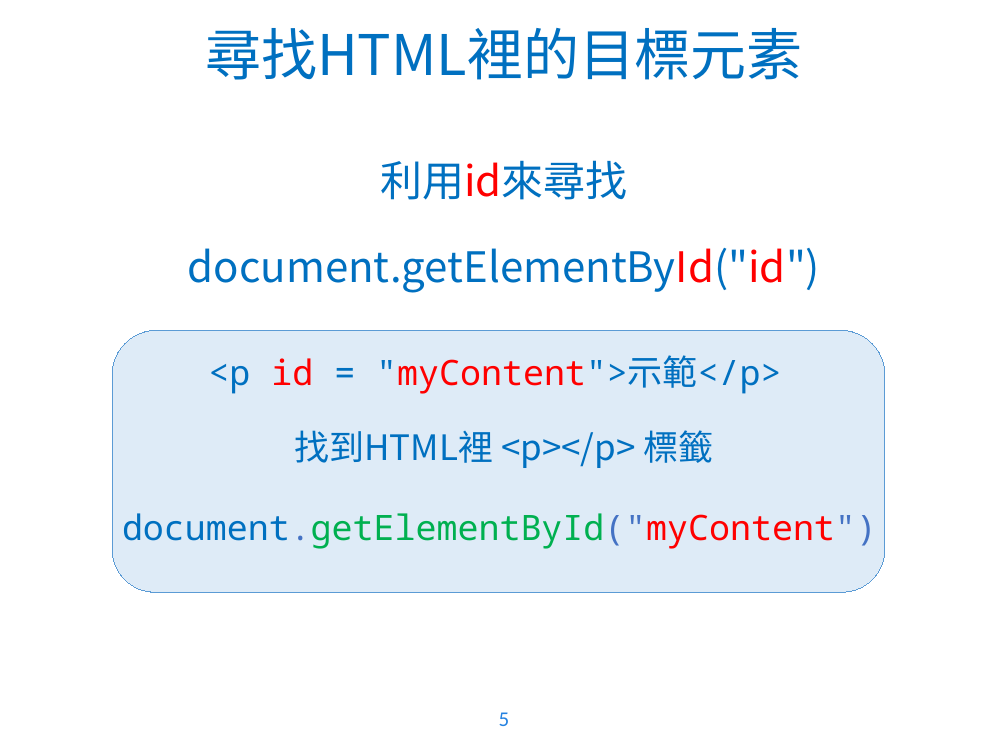
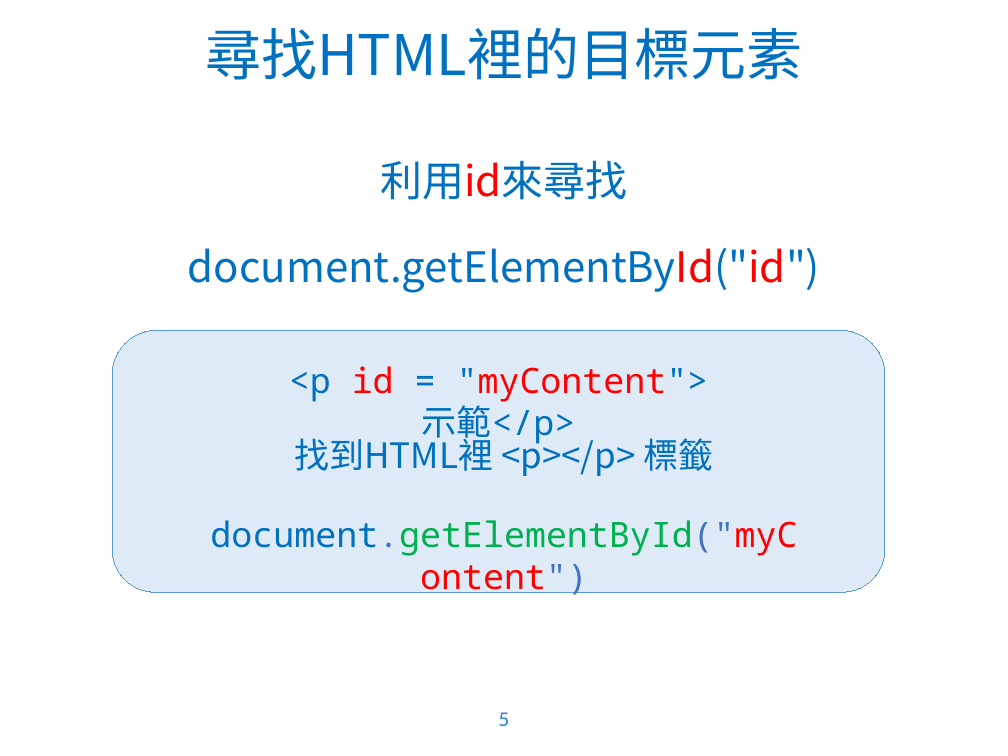
Before and after one commit to WaRTanKE7/WebClubData, a slide deck: slide 5 of 教學簡報/JavaScript - 2.pptx. Drawn at 1008x756 pixels with LibreOffice and Linux fonts; fonts in the diff are those of the drawing; background and template pictures are left out. Boxes give left, top, right and bottom in pixels: in the first picture for what was removed or moved away, otherwise in the second. Text is boxed around its words. In the diff, an @@ line names an element or a change of style, - is before the commit and + after.

```diff
--- a/教學簡報/JavaScript - 2.pptx
+++ b/教學簡報/JavaScript - 2.pptx
@@ text "<p id = "myContent">示範</p>" moved from (x1=208, y1=355, x2=781, y2=394) to (x1=289, y1=366, x2=709, y2=445) @@
@@ text "<p id = "myContent">示範</p>" at (x1=289, y1=366, x2=709, y2=445): alignment left to centre @@
@@ text "找到HTML裡 <p></p> 標籤" rewrapped from (x1=295, y1=430, x2=713, y2=468) to (x1=295, y1=433, x2=713, y2=476) @@
@@ text "document.getElementById("myContent")" at (x1=210, y1=520, x2=797, y2=556): alignment left to centre @@
@@ text "document.getElementById("myContent")" moved from (x1=122, y1=513, x2=877, y2=549) to (x1=210, y1=520, x2=797, y2=556) @@
```
Also in this commit, not shown: 3 other slides changed.
